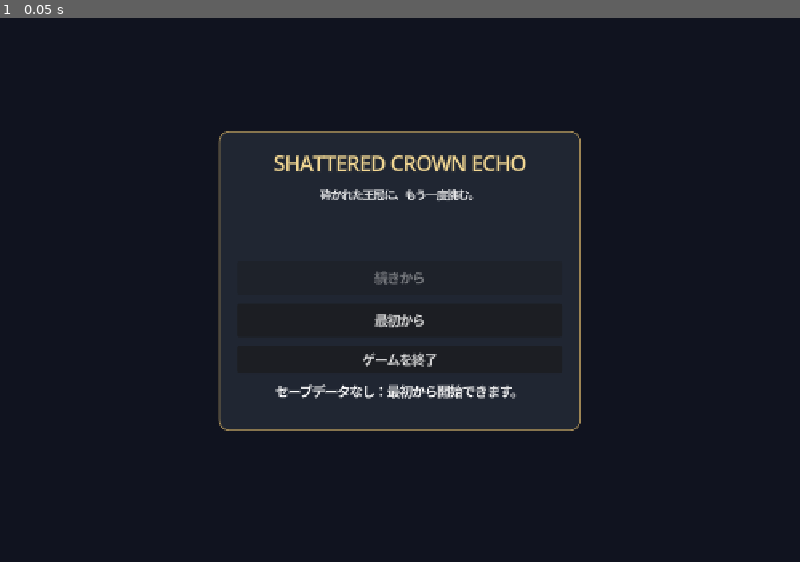
Above: before the commit, frame 1.
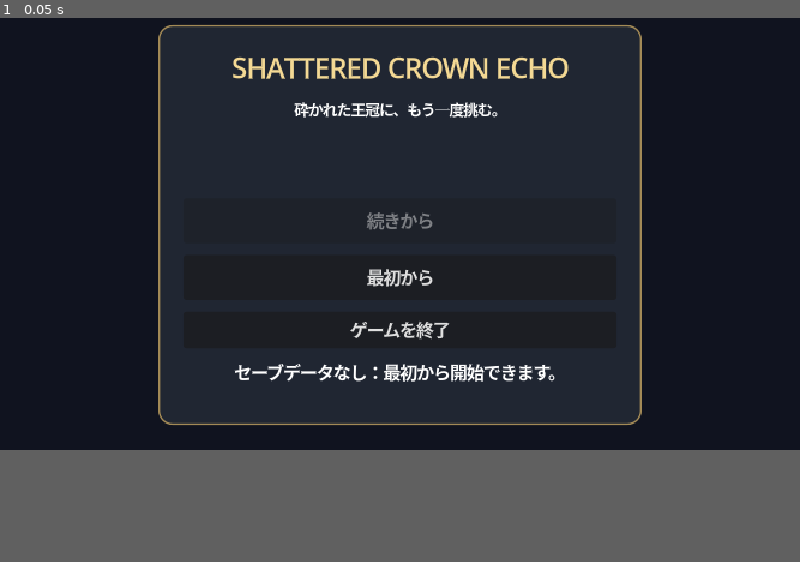
Above: after the commit, the same moment.

Repository: kobasai19910107/shattered_crown_echo
Game: Godot game, scene res://main.tscn
The game is run twice, just before and just after one commit, with the same random seed, the same clock (stepped at 60 frames per second) and the same inputs.
Inputs:
- Up to frame 1 (0.05 s): no input
In our replay, the window is 800x562 before the commit and 800x450 after it. These sizes can differ from the game's own. Grey fills any space a smaller window leaves; there, only what the larger window draws over its background counts as a difference.

The runs differ from the first frame. In frame 1, 5.5% of the frame differs, in the area x 19-81%, y 1-76%.

Commit message:
Improve iPhone landscape touch layout and campaign page scrolling

Diff:
--- a/project.godot
+++ b/project.godot
@@ -8,10 +8,10 @@
 config/features=PackedStringArray("4.7")
 
 [display]
-window/size/viewport_width=1280
-window/size/viewport_height=900
-window/size/window_width_override=1280
-window/size/window_height_override=900
+window/size/viewport_width=960
+window/size/viewport_height=540
+window/size/window_width_override=960
+window/size/window_height_override=540
 window/stretch/mode="canvas_items"
 window/stretch/aspect="expand"
 
--- a/scripts/main.gd
+++ b/scripts/main.gd
@@ -410,7 +410,22 @@
     if generation_job != null:
         generation_job.cancel()
 
+func _apply_web_readability_theme() -> void:
+    if not OS.has_feature("web"):
+        return
+    # Shared font-size is controlled by the Web-only virtual resolution.
+    # Preserve special in-game card and rarity colors where they were explicitly set.
+    var readable_theme: Theme = Theme.new()
+    readable_theme.set_color("font_color", "Label", Color("ededed"))
+    readable_theme.set_color("font_color", "Button", Color("f5f5f5"))
+    readable_theme.set_color("font_hover_color", "Button", Color("ffffff"))
+    readable_theme.set_color("font_pressed_color", "Button", Color("ffffff"))
+    readable_theme.set_color("font_disabled_color", "Button", Color("a2a7ad"))
+    readable_theme.set_color("default_color", "RichTextLabel", Color("ededed"))
+    theme = readable_theme
+
 func _ready() -> void:
+    _apply_web_readability_theme()
     ux_preferences = UXPrefsScript.new()
     ux_preferences.load_local()
     BattlePresentation.quality = ux_preferences.vfx_quality
--- a/scripts/region1_run_ui.gd
+++ b/scripts/region1_run_ui.gd
@@ -48,6 +48,7 @@
     page_scroll=ScrollContainer.new()
     page_scroll.horizontal_scroll_mode=ScrollContainer.SCROLL_MODE_DISABLED
     page_scroll.size_flags_vertical=Control.SIZE_EXPAND_FILL
+    page_scroll.size_flags_horizontal=Control.SIZE_EXPAND_FILL
     add_child(page_scroll)
     content=VBoxContainer.new()
     content.size_flags_horizontal=Control.SIZE_EXPAND_FILL
@@ -55,7 +56,7 @@
     content.add_theme_constant_override("separation",6)
     add_child(content)
     header=Label.new()
-    header.add_theme_font_size_override("font_size",22)
+    header.add_theme_font_size_override("font_size",26 if OS.has_feature("web") else 22)
     content.add_child(header)
     seed=SpinBox.new()
     seed.min_value=1
@@ -75,7 +76,7 @@
 func button(text: String, action: Callable, parent: Node = null) -> Button:
     var b=Button.new()
     b.text=text
-    b.custom_minimum_size.y=38
+    b.custom_minimum_size.y=54 if OS.has_feature("web") else 38
     b.pressed.connect(func():
         if animation_busy or host.generation_job!=null: return
         action.call()
@@ -113,8 +114,10 @@
             child.queue_free()
     var state: Dictionary=run.state
     var in_hub: bool=str(state.phase)=="hub"
-    page_scroll.visible=not in_hub
-    var destination: Node=self if in_hub else page_scroll
+    # Web touch: keep hub pages scrollable when controls exceed short landscape screens.
+    var web_touch: bool=OS.has_feature("web")
+    page_scroll.visible=web_touch or not in_hub
+    var destination: Node=page_scroll if web_touch or not in_hub else self
     if content.get_parent()!=destination:content.reparent(destination)
     var region_index: int=int(state.get("active_region",0))
     var boss_count: int=int(state.region_progress[region_index]) if state.has("region_progress") else int(state.bosses)
@@ -246,7 +249,7 @@
     b.toggle_mode=true
     b.set_pressed_no_signal(hub_page==page)
     b.disabled=not run.state.forge_pending.is_empty() and page!="forge"
-    b.custom_minimum_size=Vector2(164,44)
+    b.custom_minimum_size=Vector2(172,58) if OS.has_feature("web") else Vector2(164,44)
     return b
 
 func _build_hub_navigation(state: Dictionary) -> void:
@@ -258,7 +261,7 @@
         _hub_button(str(entry[0]),str(entry[1]),nav)
     var online=button("2人協力ロビー",func():host._on_online_open(),nav)
     online.name="HubNav_coop"
-    online.custom_minimum_size=Vector2(164,44)
+    online.custom_minimum_size=Vector2(172,58) if OS.has_feature("web") else Vector2(164,44)
     online.disabled=not state.forge_pending.is_empty()
     var subtitle=Label.new()
     subtitle.name="HubPageTitle"
@@ -269,13 +272,13 @@
 func _hub_home_destination(text: String,description: String,page: String,parent: Node) -> void:
     var frame=PanelContainer.new()
     frame.size_flags_horizontal=Control.SIZE_EXPAND_FILL
-    frame.custom_minimum_size.y=118
+    frame.custom_minimum_size.y=134 if OS.has_feature("web") else 118
     parent.add_child(frame)
     var inner=VBoxContainer.new()
     inner.add_theme_constant_override("separation",6)
     frame.add_child(inner)
     var go=button(text,func():hub_page=page,inner)
-    go.custom_minimum_size.y=46
+    go.custom_minimum_size.y=58 if OS.has_feature("web") else 46
     go.disabled=not run.state.forge_pending.is_empty() and page!="forge"
     paragraph(description,inner)
 
Not shown, added: WEB_MOBILE_LAYOUT_NOTES.md
